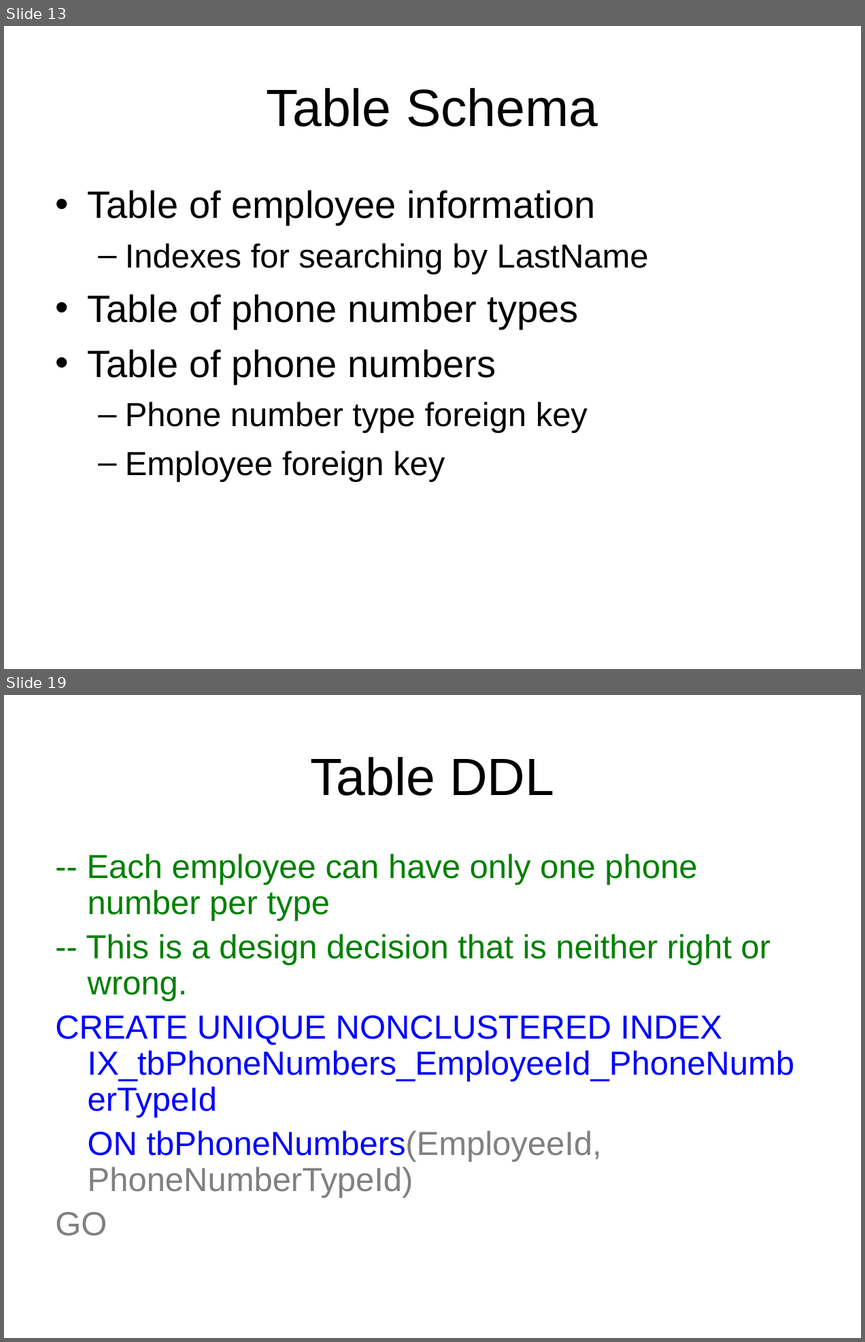
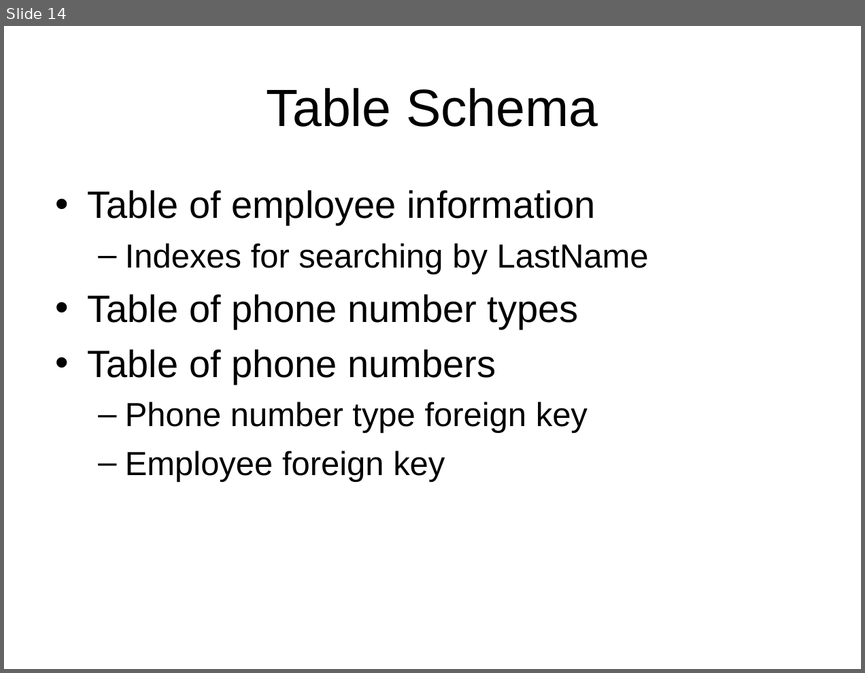
Before and after one commit to LIPHP/Employee-Contact-List, a slide deck: Docs/Using Microsoft SQL Server with PHP.ppt. Shown one above the other, each under a label of ours: slides 13 and 19 before the commit, slide 14 after it; the slides between them are not shown. The pictures are 865x1342 and 865x673 pixels, drawn with LibreOffice and Linux fonts; fonts in the diff are those of the drawing. Boxes give left, top, right and bottom in pixels: in the first picture for what was removed or moved away, otherwise in the second. Text is boxed around its words. In the diff, an @@ line names an element or a change of style, - is before the commit and + after.

```diff
--- a/Docs/Using Microsoft SQL Server with PHP.ppt
+++ b/Docs/Using Microsoft SQL Server with PHP.ppt
@@ slide 19 removed at [4, 695, 861, 1338], background #FFFFFF @@
@@ title removed at [310, 757, 554, 796] @@
-Table DDL
@@ text removed at [55, 853, 794, 1236] @@
--- Each employee can have only one phone number per type
--- This is a design decision that is neither right or wrong.
-CREATE UNIQUE NONCLUSTERED INDEX IX_tbPhoneNumbers_EmployeeId_PhoneNumberTypeId
-ON tbPhoneNumbers(EmployeeId, PhoneNumberTypeId)
-GO
@@ what was slide 13 is now slide 14 @@
```
Also in this commit, not shown: 3 slides changed, 2 slides added, 6 other slides removed.
